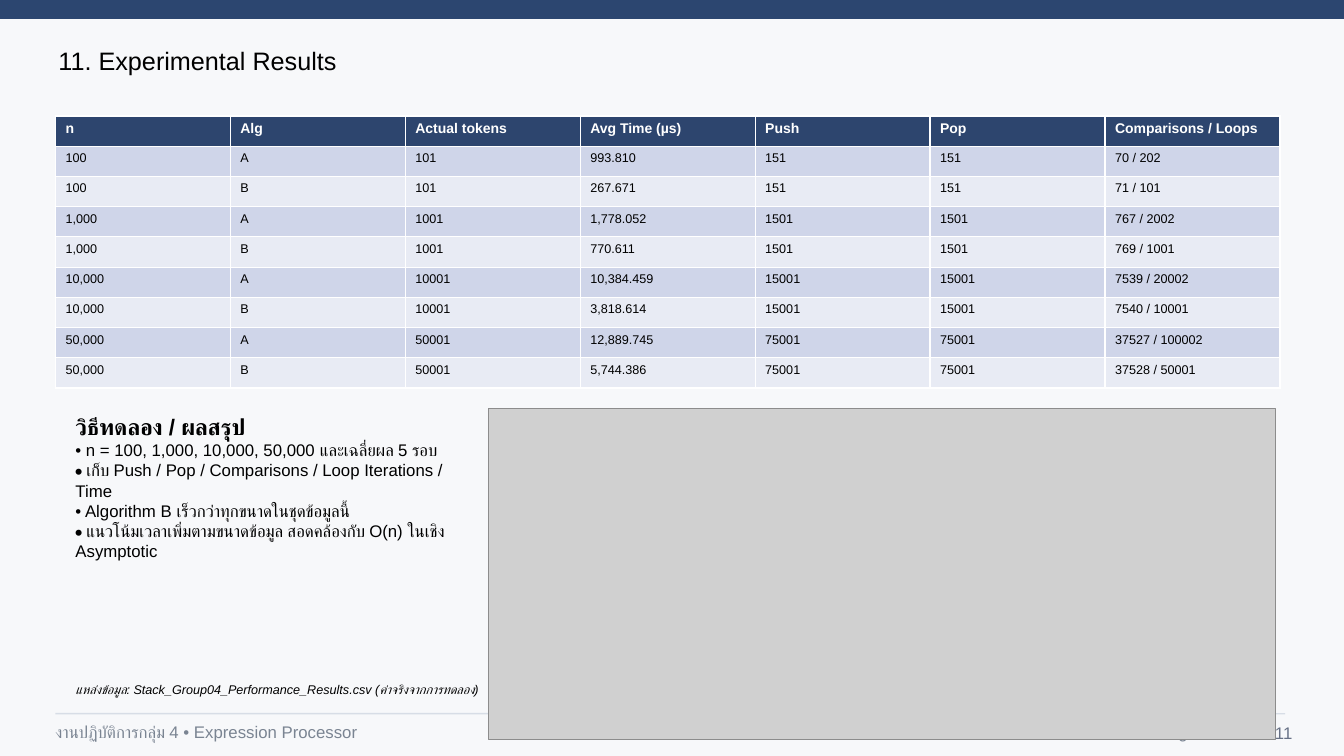
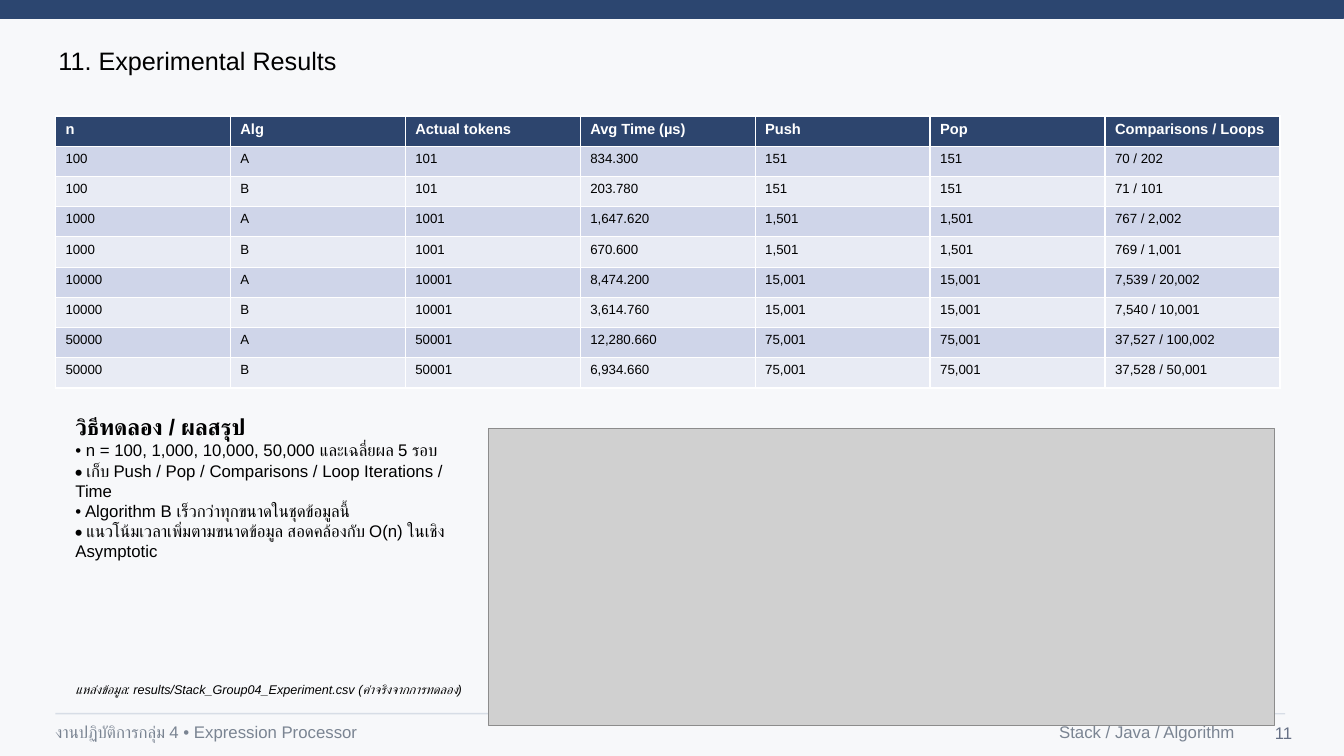
Before and after one commit to s68122250021-svg/stack-algorithm-group04, a slide deck: slide 11 of presentation/Stack_Group04_Presentation.pptx. Drawn at 1344x756 pixels with LibreOffice and Linux fonts; fonts in the diff are those of the drawing; grey boxes stand for pictures. Boxes give left, top, right and bottom in pixels: in the first picture for what was removed or moved away, otherwise in the second. Text is boxed around its words. In the diff, an @@ line names an element or a change of style, - is before the commit and + after.

```diff
--- a/presentation/Stack_Group04_Presentation.pptx
+++ b/presentation/Stack_Group04_Presentation.pptx
@@ table at [55,116,1284,388] @@
-row 2, column 4: 993.810
+row 2, column 4: 834.300
-row 3, column 4: 267.671
+row 3, column 4: 203.780
-row 4: 1,000 | A | 1001 | 1,778.052 | 1501 | 1501 | 767 / 2002
+row 4: 1000 | A | 1001 | 1,647.620 | 1,501 | 1,501 | 767 / 2,002
-row 5: 1,000 | B | 1001 | 770.611 | 1501 | 1501 | 769 / 1001
+row 5: 1000 | B | 1001 | 670.600 | 1,501 | 1,501 | 769 / 1,001
-row 6: 10,000 | A | 10001 | 10,384.459 | 15001 | 15001 | 7539 / 20002
+row 6: 10000 | A | 10001 | 8,474.200 | 15,001 | 15,001 | 7,539 / 20,002
-row 7: 10,000 | B | 10001 | 3,818.614 | 15001 | 15001 | 7540 / 10001
+row 7: 10000 | B | 10001 | 3,614.760 | 15,001 | 15,001 | 7,540 / 10,001
-row 8: 50,000 | A | 50001 | 12,889.745 | 75001 | 75001 | 37527 / 100002
+row 8: 50000 | A | 50001 | 12,280.660 | 75,001 | 75,001 | 37,527 / 100,002
-row 9: 50,000 | B | 50001 | 5,744.386 | 75001 | 75001 | 37528 / 50001
+row 9: 50000 | B | 50001 | 6,934.660 | 75,001 | 75,001 | 37,528 / 50,001
@@ size 10 to 10.5 pt in "n", "Alg", "Actual tokens", "Avg Time (µs)" and 3 more places @@
@@ size 9 to 9.5 pt in "100", "A", "101", "151" and 20 more places @@
@@ picture: place and size @@
-picture at [489,408,1275,739]
+picture at [489,429,1275,726]
@@ text at [75,684,457,698]: text changed @@
-แหล่งข้อมูล: Stack_Group04_Performance_Results.csv (ค่าจริงจากการทดลอง)
+แหล่งข้อมูล: results/Stack_Group04_Experiment.csv (ค่าจริงจากการทดลอง)
```
Also in this commit, not shown: 10 other slides changed.
